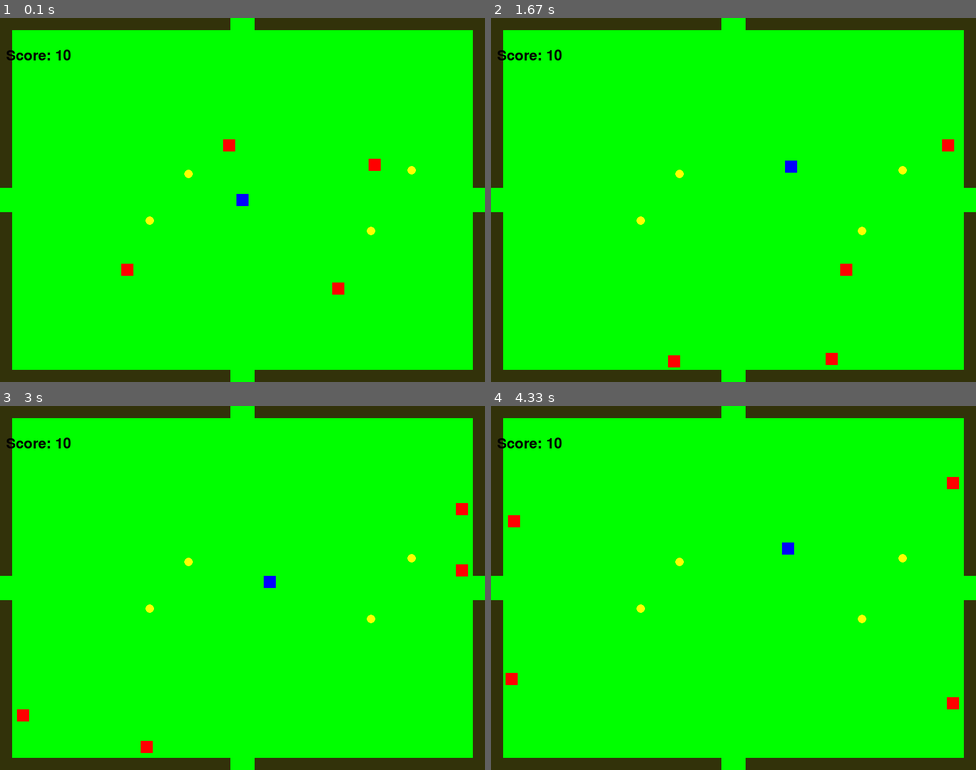
Above: before the commit, frames 1-4 (two rows, left to right).
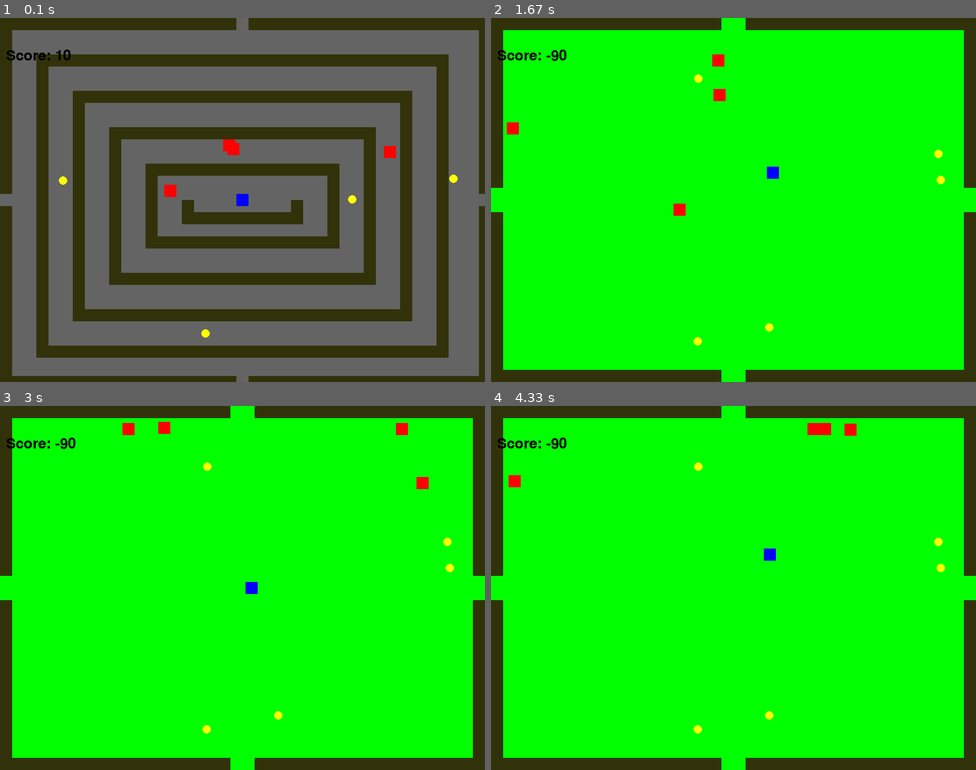
Above: after the commit, the same moments.

Repository: TrentChip38/MazeGame
Game: pygame game, started from pygameMaze7.py
The game is run twice, just before and just after one commit, with the same random seed, the same clock (stepped at 60 frames per second) and the same inputs.
Inputs:
- Up to frame 1 (0.1 s): no input
- Up to frame 2 (1.67 s): tap W at 0.33 s; hold Right 0.67-1.13 s; hold Up 1.17-1.47 s; hold Right from 1.5 s (still down)
- Up to frame 3 (3 s): release Right at 1.97 s; hold Left 2-2.53 s; hold Down 2.57-2.87 s; hold Left from 2.9 s (still down)
- Up to frame 4 (4.33 s): release Left at 3.3 s; hold Up 3.33-3.7 s; hold Right from 3.73 s (still down)

The runs differ from the first frame. In frame 1, 92% of the frame differs, in the area x 0-100%, y 0-100%; in frame 2, 1.2%; in frame 3, 1.2%; in frame 4, 1.2%.

Commit message:
Box wall map and can set darkness off Added more walls and goal setting Created easier goal coordinate variables

Diff:
--- a/Level.py
+++ b/Level.py
@@ -1,35 +1,81 @@
 # Screen dimensions
 WIDTH, HEIGHT = 800, 600
+mid_top_goal = [WIDTH//2 -10, 0]
+mid_right_goal = [WIDTH-20, HEIGHT//2 -10]
+mid_bottom_goal = [WIDTH//2 - 10,HEIGHT-20]
+mid_left_goal = [0, HEIGHT//2 -10]
+middle_middle = [390, 290]
+
+bigger_goal_size = 20
+default_goal_size = 20
+
+corner_start = [50, 50]
+top_start = [390, 30]
+bottom_start = [390, 550]
+right_start = [750, 290]
+left_start = [30, 290]
 
 # Player starting positions
 start_positions = {0:[390, 290], 1:[390, 560], 2:[20, 280]}
 
 # Levels and Walls
 import Colors as C
-levels_color = {0: C.GREEN, 1:(140, 100, 100), 2:C.GREY, 3: C.GREY, 4: C.GREY, 42: C.GREY, 44: C.GREY, 14: C.GREY}
+levels_color = {0: C.GREEN, 1:(140, 100, 100), 2:C.GREY, 3: C.GREY, 4: C.GREY, 42: C.GREY, 44: C.GREY, 14: C.GREY, 12: C.GREY, 55: C.GREY, 56: C.GREY}
 
 level_goals = {
     0: {
-        "goalN": {"pos": [WIDTH //2, 0], "sendtolevel": 1, "sendtopos": [WIDTH //2 -10, HEIGHT-40], "color": C.GREEN, "size": 20},
-        "goalE": {"pos": [WIDTH, HEIGHT//2], "sendtolevel": 2, "sendtopos": [50, 50], "color": C.GREEN, "size": 20},
-        "goalS": {"pos": [WIDTH //2, HEIGHT], "sendtolevel": 3, "sendtopos": [50, 50], "color": C.GREEN, "size": 20},
-        "goalW": {"pos": [0, HEIGHT//2], "sendtolevel": 4, "sendtopos": [50, 50], "color": C.GREEN, "size": 20},
+        "goalN": {"pos": mid_top_goal, "sendtolevel": 1, "sendtopos": bottom_start, "color": C.GREEN, "size": 20},
+        "goalE": {"pos": mid_right_goal, "sendtolevel": 2, "sendtopos": left_start, "color": C.GREEN, "size": 20},
+        "goalS": {"pos": mid_bottom_goal, "sendtolevel": 3, "sendtopos": top_start, "color": C.GREEN, "size": 20},
+        "goalW": {"pos": mid_left_goal, "sendtolevel": 4, "sendtopos": right_start, "color": C.GREEN, "size": 20},
     },
     1: {
-        "goalN": {"pos": [WIDTH //2, 0], "sendtolevel": 11, "sendtopos": [WIDTH //2, HEIGHT], "color": C.GREEN, "size": 20},
-        "goalE": {"pos": [WIDTH, HEIGHT//2], "sendtolevel": 12, "sendtopos": [50, 50], "color": C.GREEN, "size": 20},
-        "goalS": {"pos": [WIDTH //2, HEIGHT], "sendtolevel": 13, "sendtopos": [50, 50], "color": C.GREEN, "size": 20},
-        "goalW": {"pos": [0, HEIGHT//2], "sendtolevel": 14, "sendtopos": [WIDTH - 40, HEIGHT//2 - 10], "color": C.GREEN, "size": 20},
+        "goalN": {"pos": mid_top_goal, "sendtolevel": 11, "sendtopos": bottom_start, "color": C.GREY, "size": bigger_goal_size},
+        "goalE": {"pos": mid_right_goal, "sendtolevel": 12, "sendtopos": left_start, "color": C.GREY, "size": bigger_goal_size},
+        "goalS": {"pos": mid_bottom_goal, "sendtolevel": 0, "sendtopos": top_start, "color": C.GREEN, "size": bigger_goal_size},
+        "goalW": {"pos": mid_left_goal, "sendtolevel": 14, "sendtopos": right_start, "color": C.GREY, "size": bigger_goal_size},
     },
     2: {
-        "goalN": {"pos": [WIDTH //2, 0], "sendtolevel": 21, "sendtopos": [WIDTH //2, HEIGHT], "color": C.GREEN, "size": 20},
-        "goalE": {"pos": [WIDTH, HEIGHT//2], "sendtolevel": 22, "sendtopos": [50, 50], "color": C.GREEN, "size": 20},
-        "goalS": {"pos": [WIDTH //2, HEIGHT], "sendtolevel": 23, "sendtopos": [50, 50], "color": C.GREEN, "size": 20},
-        "goalW": {"pos": [0, HEIGHT//2], "sendtolevel": 24, "sendtopos": [50, 50], "color": C.GREEN, "size": 20},
+        "goalN": {"pos": mid_top_goal, "sendtolevel": 21, "sendtopos": bottom_start, "color": C.GREY, "size": 20},
+        "goalE": {"pos": mid_right_goal, "sendtolevel": 22, "sendtopos": left_start, "color": C.GREY, "size": 20},
+        "goalS": {"pos": mid_bottom_goal, "sendtolevel": 23, "sendtopos": top_start, "color": C.GREY, "size": 20},
+        "goalW": {"pos": mid_left_goal, "sendtolevel": 0, "sendtopos": right_start, "color": C.GREEN, "size": 20},
+    },
+    3: {
+        "goalN": {"pos": mid_top_goal, "sendtolevel": 0, "sendtopos": bottom_start, "color": C.GREEN, "size": 20},
+        "goalE": {"pos": mid_right_goal, "sendtolevel": 32, "sendtopos": left_start, "color": C.GREY, "size": 20},
+        "goalS": {"pos": mid_bottom_goal, "sendtolevel": 33, "sendtopos": top_start, "color": C.GREY, "size": 20},
+        "goalW": {"pos": mid_left_goal, "sendtolevel": 34, "sendtopos": right_start, "color": C.GREY, "size": 20},
+    },
+    4: {
+        "goalN": {"pos": mid_top_goal, "sendtolevel": 41, "sendtopos": bottom_start, "color": C.GREY, "size": 20},
+        "goalE": {"pos": mid_right_goal, "sendtolevel": 0, "sendtopos": left_start, "color": C.GREEN, "size": 20},
+        "goalS": {"pos": mid_bottom_goal, "sendtolevel": 43, "sendtopos": top_start, "color": C.GREY, "size": 20},
+        "goalW": {"pos": mid_left_goal, "sendtolevel": 44, "sendtopos": right_start, "color": C.GREY, "size": 20},
     },
     14: {
-        "goalS": {"pos": [WIDTH //2, HEIGHT], "sendtolevel": 1, "sendtopos": [50, 50], "color": C.GREEN, "size": 20},
-        "goalW": {"pos": [0, HEIGHT//2], "sendtolevel": 0, "sendtopos": [380, 280], "color": C.GREEN, "size": 20},
+        "goalE": {"pos": mid_bottom_goal, "sendtolevel": 4, "sendtopos": top_start, "color": C.GREY, "size": 20},
+        "goalW": {"pos": mid_top_goal, "sendtolevel": 0, "sendtopos": middle_middle, "color": C.GREY, "size": 20},
+    },
+    12: {
+        "goalS": {"pos": [WIDTH //2, HEIGHT], "sendtolevel": 2, "sendtopos": [50, 50], "color": C.GREY, "size": 20},
+        "goalW": {"pos": mid_left_goal, "sendtolevel": 1, "sendtopos": right_start, "color": C.GREY, "size": 20},
+    },
+    11: {
+        "goalS": {"pos": mid_bottom_goal, "sendtolevel": 2, "sendtopos": top_start, "color": C.GREY, "size": 20},
+        "goalW": {"pos": mid_left_goal, "sendtolevel": 1, "sendtopos": right_start, "color": C.GREY, "size": 20},
+    },
+    55: {
+        "goalN": {"pos": mid_top_goal, "sendtolevel": 1, "sendtopos": bottom_start, "color": C.GREY, "size": 20},
+        "goalE": {"pos": mid_right_goal, "sendtolevel": 2, "sendtopos": left_start, "color": C.GREY, "size": 20},
+        "goalS": {"pos": mid_bottom_goal, "sendtolevel": 3, "sendtopos": top_start, "color": C.GREY, "size": 20},
+        "goalW": {"pos": mid_left_goal, "sendtolevel": 4, "sendtopos": right_start, "color": C.GREY, "size": 20},
+    },
+    56: {
+        "goalN": {"pos": mid_top_goal, "sendtolevel": 1, "sendtopos": bottom_start, "color": C.GREY, "size": 20},
+        "goalE": {"pos": mid_right_goal, "sendtolevel": 2, "sendtopos": left_start, "color": C.GREY, "size": 20},
+        "goalS": {"pos": mid_bottom_goal, "sendtolevel": 3, "sendtopos": top_start, "color": C.GREY, "size": 20},
+        "goalW": {"pos": mid_left_goal, "sendtolevel": 4, "sendtopos": right_start, "color": C.GREY, "size": 20},
     },
 }
 
@@ -59,7 +105,7 @@
     },
     3:{
         # Level 3
-        (400, 0, 20, 200), (300, 100, 20, 300), (500, 0, 20, 400), (700, 200, 20, 200),
+        (420, 0, 20, 200), (300, 100, 20, 300), (500, 0, 20, 400), (700, 200, 20, 200),
         (400, 500, 200, 20), (200, 300, 20, 200), (0, 100, 200, 20), (600, 100, 20, 200),
         (300, 500, 20, 100), (150, 400, 200, 20), (400, 400, 20, 100), (600, 300, 100, 20),
     },
@@ -69,7 +115,7 @@
         (300, 400, 200, 20), (100, 300, 200, 20), (0, 500, 300, 20), (0, 400, 20, 100),
         (100, 200, 20, 100), (400, 100, 200, 20), (600, 200, 20, 100),
     },
-    12:{
+    13:{
         # Level 5
         (0, 100, 600, 20), (0, 200, 200, 20), (300, 100, 20, 300), (500, 100, 20, 400),
         (600, 400, 200, 20), (200, 300, 100, 20), (700, 150, 20, 350), (400, 500, 200, 20),
@@ -106,6 +152,41 @@
         (560, 40, 20, 520),        # 7th vertical
         (640, 40, 20, 520),        # 8th vertical
         (720, 40, 20, 520),        # Right vertical
+    },
+    12:{
+            # tighter grid
+        (0, 0, 800, 20),           # Top wall
+        (0, 580, 800, 20),         # Bottom wall
+        (0, 0, 20, 600),           # Left wall
+        (780, 0, 20, 600),         # Right wall
+
+        # Horizontal walls
+        (0, 60, 280, 20),          # Top horizontal
+        (340, 60, 120, 20),
+        (500, 60, 300, 20),
+        (250, 120, 250, 20),       # 2nd horizontal
+        (0, 120, 200, 20),
+        (600, 120, 200, 20),
+        (100, 180, 250, 20),        # 3rd horizontal
+        (450, 180, 250, 20),
+        (200, 240, 300, 20),        # 4th horizontal
+        (400, 300, 200, 20),        # 5th horizontal
+        (200, 360, 400, 20),        # 6th horizontal
+        (100, 420, 250, 20),        # 7th horizontal
+        (450, 420, 250, 20),
+        (250, 480, 250, 20),        # 8th horizontal
+        (0, 480, 200, 20),
+        (600, 480, 200, 20),
+        (0, 540, 280, 20),        # Bottom horizontal
+        (340, 540, 120, 20),
+        (500, 540, 300, 20),
+
+        # Vertical walls
+
+        #(300, 400, 20, 200),        # 5th vertical
+        #(540, 40, 20, 200),        # 9th vertical
+        #(620, 200, 20, 200),        # 12th vertical
+        #(780, 20, 20, 200),        # Right vertical
     },
     14:{
             # tighter grid
@@ -139,5 +220,42 @@
         (660, 40, 20, 200),        # 11th vertical
         (720, 80, 20, 200),        # 12th vertical
         (780, 20, 20, 200),        # Right vertical
+    },
+    55:{
+        # Outer walls
+        (0, 0, 800, 20),           # Top wall
+        (0, 580, 800, 20),         # Bottom wall
+        (0, 0, 20, 600),           # Left wall
+        (780, 0, 20, 600),         # Right wall
+
+        # Horizontal walls
+        (70, 80, 660, 20),         # Top horizontal
+        (150, 160, 500, 20),        # 2nd horizontal
+        (230, 240, 340, 20),        # 3rd horizontal
+        #(310, 320, 180, 20),        # 4th horizontal
+        (230, 340, 340, 20),        # 5th horizontal
+        (150, 420, 500, 20),        # 5th horizontal
+        (70, 500, 660, 20),        # Bottom horizontal
+
+        # Vertical walls
+        (70, 80, 20, 190),         # Left vertical
+        (70, 330, 20, 190),
+        (150, 160, 20, 280),        # 2nd vertical
+        (230, 240, 20, 120),        # 3rd vertical
+        #(310, 80, 20, 440),        # 4th vertical
+        #(390, 80, 20, 460),        # Center vertical
+        #(470, 80, 20, 440),        # 6th vertical
+        (550, 240, 20, 120),        # 7th vertical
+        (630, 160, 20, 280),        # 8th vertical
+        (710, 80, 20, 180),        # Right vertical
+        (710, 340, 20, 180),
+    },
+    56:{
+        (0, 0, 800, 20), (0, 590, 800, 20), (0, 0, 20, 600), (790, 0, 20, 600), (60, 60, 680, 20),
+        (120, 120, 560, 20), (180, 180, 440, 20), (240, 240, 320, 20), (300, 320, 200, 20), (240, 360, 320, 20),
+        (180, 420, 440, 20), (120, 480, 560, 20), (60, 540, 680, 20), (60, 60, 20, 500), (120, 120, 20, 380),
+        (180, 180, 20, 260), (240, 240, 20, 140), (300, 300, 20, 20), #(360, 360, 20, -100), (420, 360, 20, -100),
+        (480, 300, 20, 20), (540, 240, 20, 140), (600, 180, 20, 260), (660, 120, 20, 380), (720, 60, 20, 500)
+
     }
 }
--- a/pygameMaze7.py
+++ b/pygameMaze7.py
@@ -22,6 +22,7 @@
 default_enemy_amount = 4
 
 # Visibility settings
+Darkness_on = False
 vis_radius = 2
 vis_y_left = vis_radius - 1
 vis_y_right = vis_radius + 1
@@ -48,7 +49,7 @@
 clock = pygame.time.Clock()
 
 # Beginning level
-current_level = 0
+current_level = 56#0
 coins = []
 enemies = []
 global start_position
@@ -123,7 +124,7 @@
         pygame.draw.rect(screen, C.RED, (enemy[0], enemy[1], enemy_size, enemy_size))
 
     # Draw unexplored areas in black
-    if current_level == 0:
+    if current_level == 0 or Darkness_on == False:
         #don't draw
         pass
     else:
@@ -209,7 +210,10 @@
         if new_rect.colliderect(goal_rect):
             print(f"Player reached {goal_name}! Moving to level {goal['sendtolevel']}.")
             score += 100
-            current_level = goal["sendtolevel"]
+            if goal["sendtolevel"] in Level.levels:
+                current_level = goal["sendtolevel"]
+            else:
+                current_level = 55 #the ghost level
             start_position = goal["sendtopos"]
             reset_level()
 
@@ -298,8 +302,13 @@
 
         # Player collision
         if new_rect.colliderect(enemy_rect):
-            print("Game Over! Enemy collision.")
-            running = False
+            print("Enemy collision. Reset")
+            #running = False
+            score -= 50
+            current_level = 0
+            start_position = [390, 290]
+            reset_level()
+
 
     # Draw game
     draw_game()
